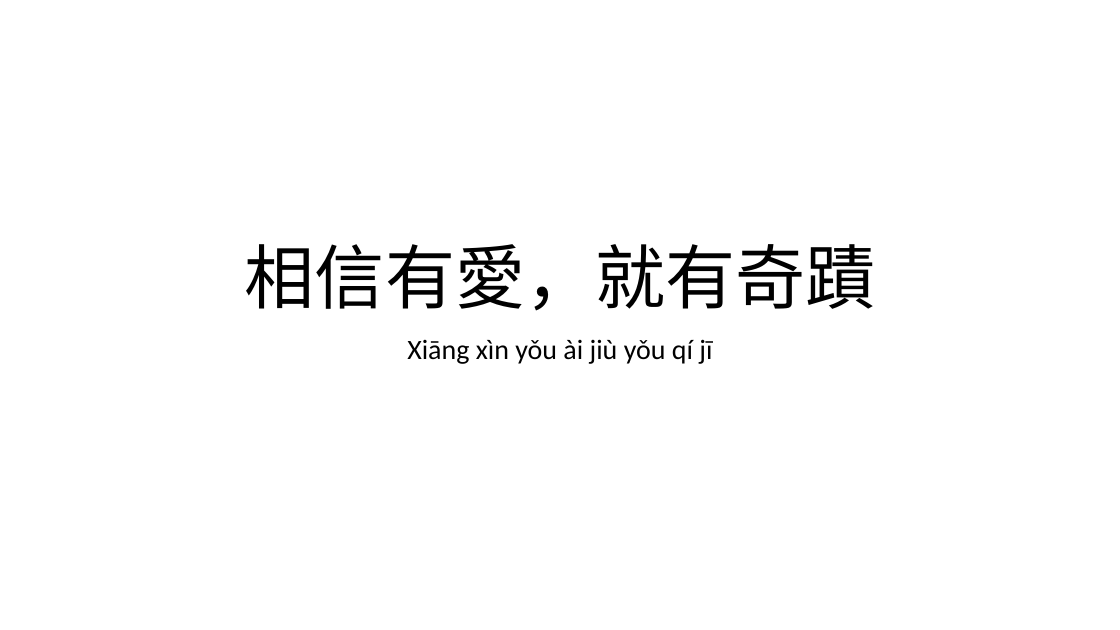
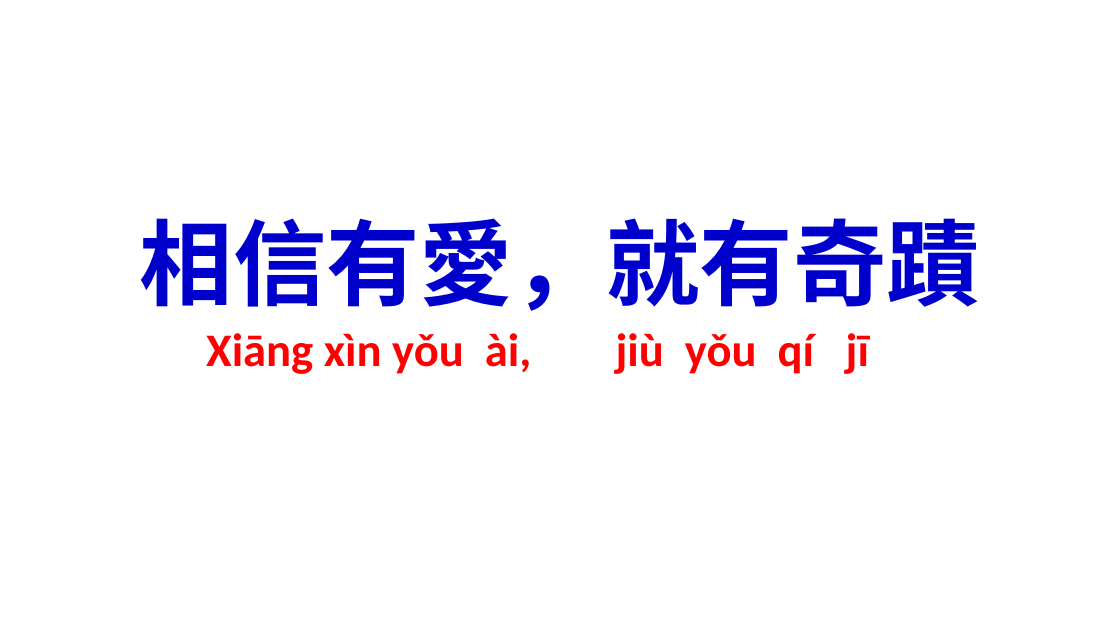
Before and after one commit to batisuoc/free-school-class, a slide deck: slide 1 of chinese/相信有愛就有奇蹟.pptx. Drawn at 1120x630 pixels with LibreOffice and Linux fonts; fonts in the diff are those of the drawing; background and template pictures are left out. Boxes give left, top, right and bottom in pixels: in the first picture for what was removed or moved away, otherwise in the second. Text is boxed around its words. In the diff, an @@ line names an element or a change of style, - is before the commit and + after.

```diff
--- a/chinese/相信有愛就有奇蹟.pptx
+++ b/chinese/相信有愛就有奇蹟.pptx
@@ title "相信有愛，就有奇蹟": place and size @@
-title "相信有愛，就有奇蹟" at [245, 244, 875, 311]
+title "相信有愛，就有奇蹟" at [140, 218, 980, 311]
@@ title "相信有愛，就有奇蹟" at [140, 218, 980, 311]: size 60 to 80 pt, font Calibri to Noto Sans CJK TC, text colour #000000 to #0000CC, bold on @@
@@ subtitle at [206, 333, 869, 374]: text changed; size 24 to 40 pt; text colour #000000 to #FF0000; bold on @@
-Xiāng xìn yǒu ài jiù yǒu qí jī
+Xiāng xìn yǒu ài, jiù yǒu qí jī
```
Also in this commit, not shown: 4 other slides changed, 8 slides added.
